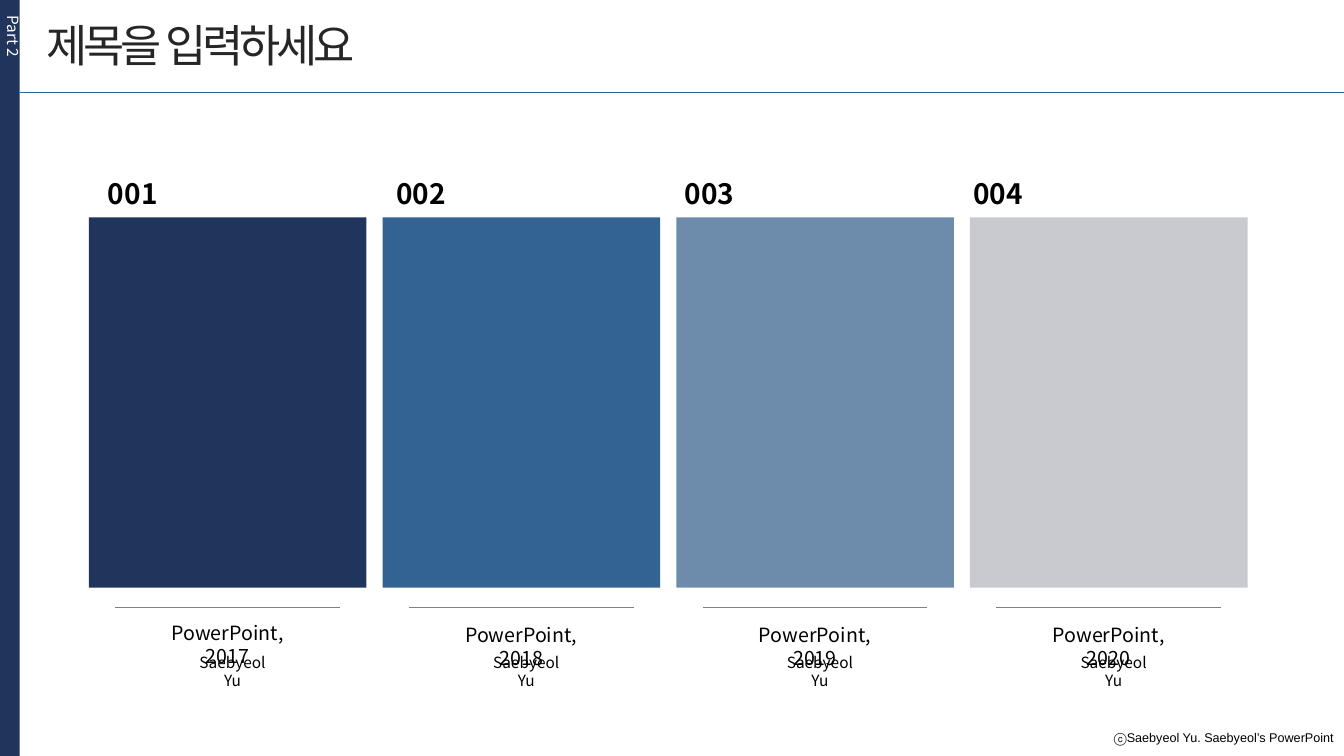
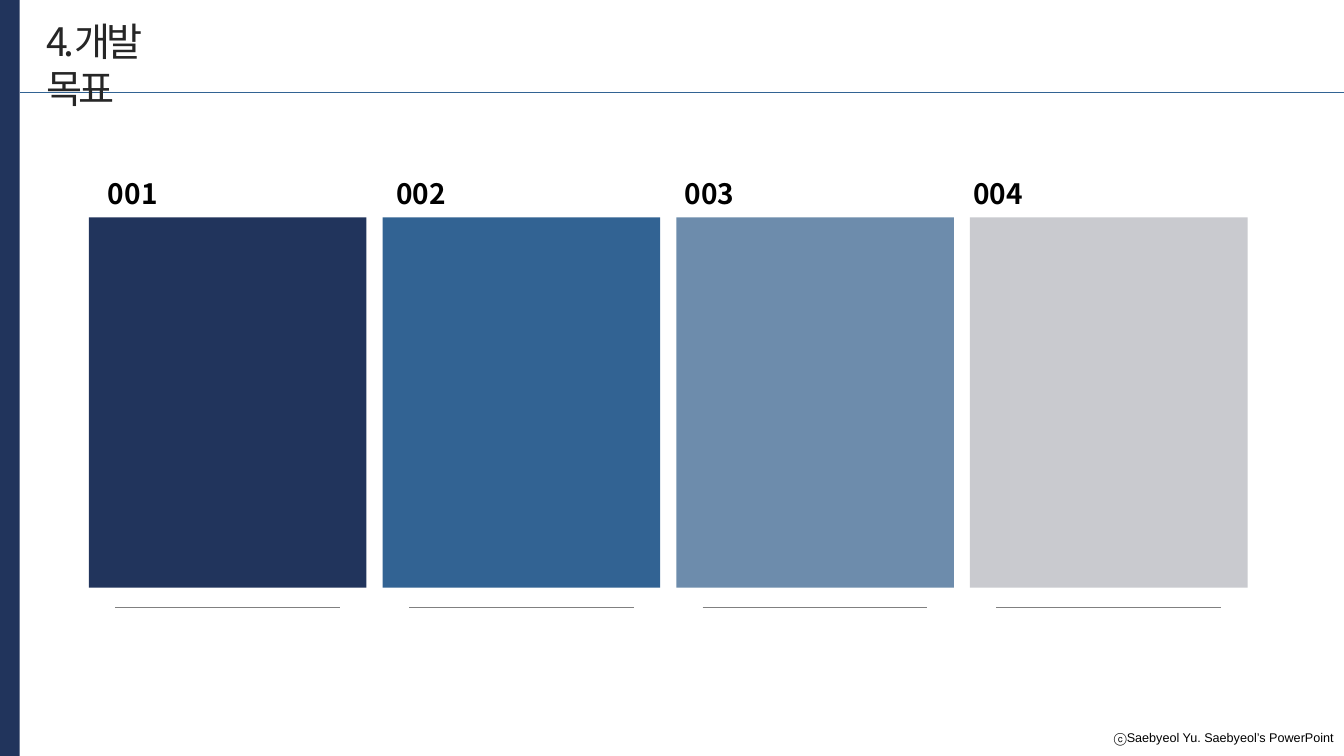
Before and after one commit to developerYHLee/University_Homework, a slide deck: slide 12 of 기말과제.pptx (slide 8 before the commit). Drawn at 1344x756 pixels with LibreOffice and Linux fonts; fonts in the diff are those of the drawing. Boxes give left, top, right and bottom in pixels: in the first picture for what was removed or moved away, otherwise in the second. Text is boxed around its words. In the diff, an @@ line names an element or a change of style, - is before the commit and + after.

```diff
--- a/기말과제.pptx
+++ b/기말과제.pptx
@@ text removed at [3, 18, 25, 57] @@
-Part 2
@@ text at [46, 23, 142, 106]: text changed; size 32 to 28 pt @@
-제목을 입력하세요
+4.개발 목표
@@ text removed at [172, 625, 284, 669] @@
-PowerPoint, 2017
@@ text removed at [465, 627, 577, 671] @@
-PowerPoint, 2018
@@ text removed at [759, 627, 871, 671] @@
-PowerPoint, 2019
@@ text removed at [1053, 627, 1165, 671] @@
-PowerPoint, 2020
@@ text removed at [199, 652, 265, 686] @@
-Saebyeol Yu
@@ text removed at [493, 652, 559, 686] @@
-Saebyeol Yu
@@ text removed at [787, 652, 853, 686] @@
-Saebyeol Yu
@@ text removed at [1081, 652, 1147, 686] @@
-Saebyeol Yu
```
Also in this commit, not shown: 11 other slides changed, 4 slides added.
